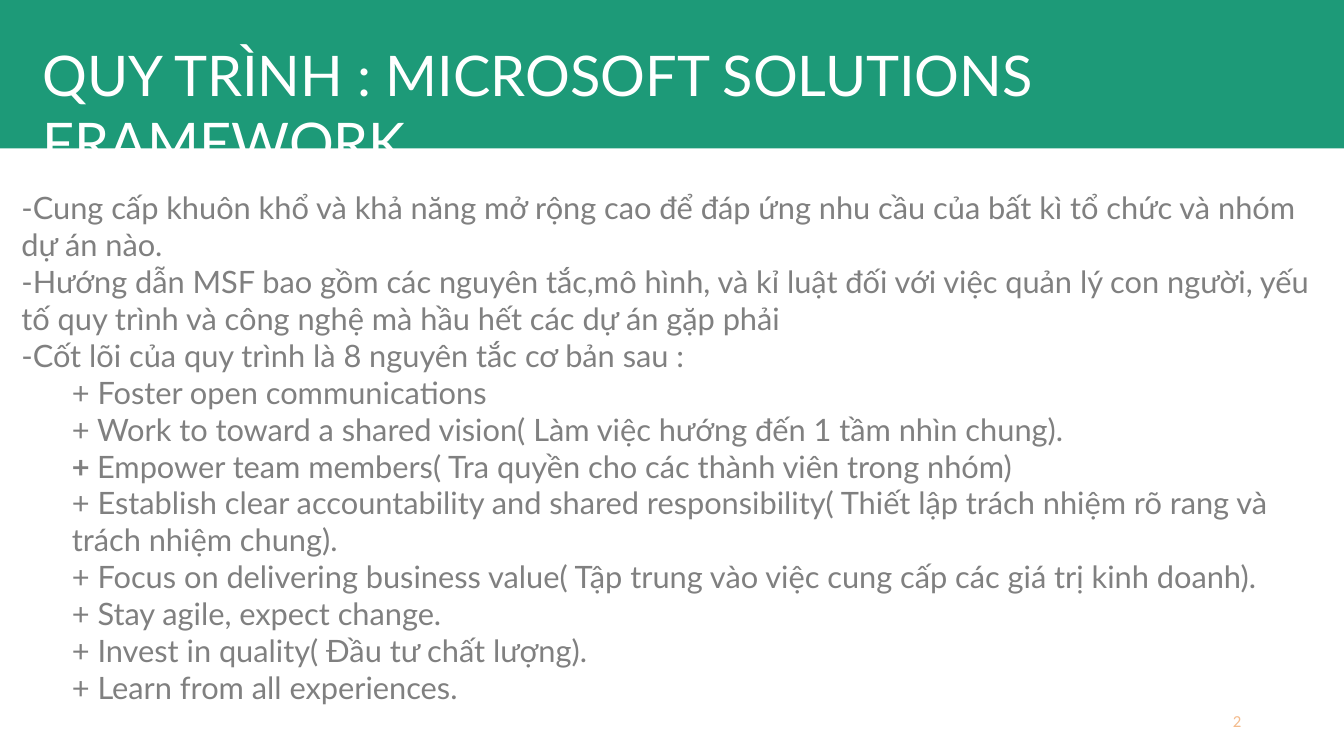
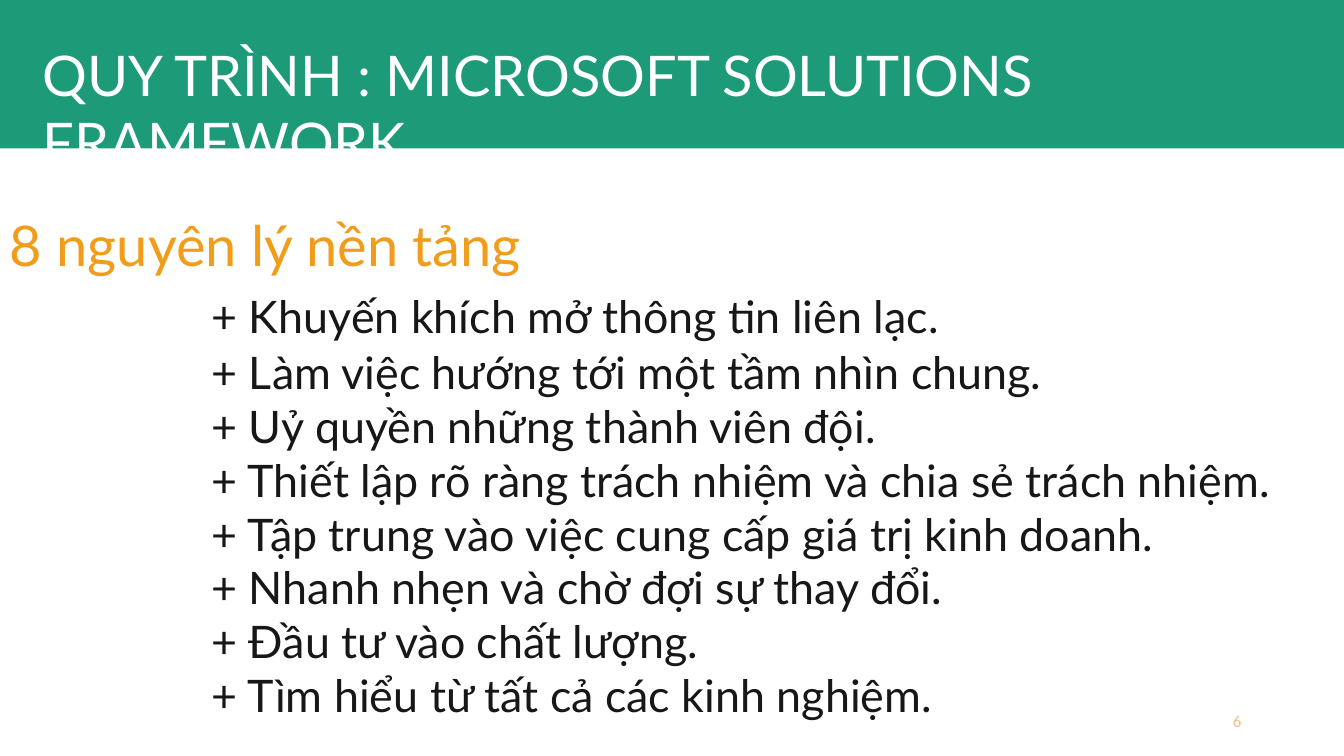
Before and after one commit to hoangthien/CNPMCS, a slide deck: slide 6 of Serminar.pptx (slide 2 before the commit). Drawn at 1344x756 pixels with LibreOffice and Linux fonts; fonts in the diff are those of the drawing. Boxes give left, top, right and bottom in pixels: in the first picture for what was removed or moved away, otherwise in the second. Text is boxed around its words. In the diff, an @@ line names an element or a change of style, - is before the commit and + after.

Commit message:
huulocuit và hoang khang update slide quy trình mới
huulocuit và hoang khang update slide quy trình mới
28/2/2016

```diff
--- a/Serminar.pptx
+++ b/Serminar.pptx
@@ text removed at box(21, 194, 1309, 704) @@
--Cung cấp khuôn khổ và khả năng mở rộng cao để đáp ứng nhu cầu của bất kì tổ chức và nhóm dự án nào.
--Hướng dẫn MSF bao gồm các nguyên tắc,mô hình, và kỉ luật đối với việc quản lý con người, yếu tố quy trình và công nghệ mà hầu hết các dự án gặp phải
--Cốt lõi của quy trình là 8 nguyên tắc cơ bản sau :
-  + Foster open communications
-  + Work to toward a shared vision( Làm việc hướng đến 1 tầm nhìn chung).
-  + Empower team members( Tra quyền cho các thành viên trong nhóm)
-  + Establish clear accountability and shared responsibility( Thiết lập trách nhiệm rõ rang và trách nhiệm chung).
-  + Focus on delivering business value( Tập trung vào việc cung cấp các giá trị kinh doanh).
-  + Stay agile, expect change.
-  + Invest in quality( Đầu tư chất lượng).
-  + Learn from all experiences.
@@ text added at box(10, 221, 1270, 720), 32 pt, text #181717 @@
+8 nguyên lý nền tảng
++ Khuyến khích mở thông tin liên lạc.
++ Làm việc hướng tới một tầm nhìn chung.
++ Uỷ quyền những thành viên đội.
++ Thiết lập rõ ràng trách nhiệm và chia sẻ trách nhiệm.
++ Tập trung vào việc cung cấp giá trị kinh doanh.
++ Nhanh nhẹn và chờ đợi sự thay đổi.
++ Đầu tư vào chất lượng.
++ Tìm hiểu từ tất cả các kinh nghiệm.
@@ page number at box(1233, 716, 1241, 727): text changed @@
-2
+6
```
Also in this commit, not shown: 4 slides added, 1 slide removed.
